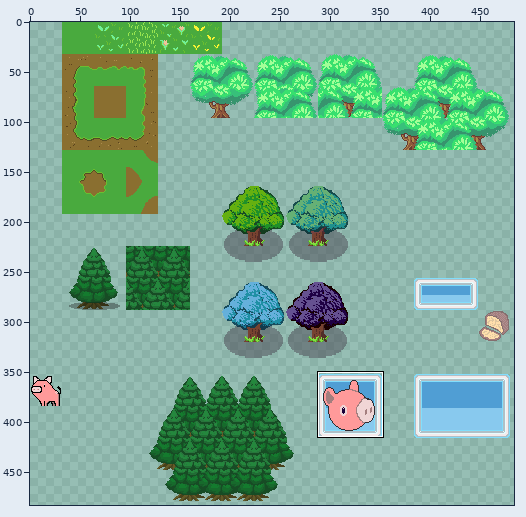
File history of a sprite sheet, assets/sprites/Sprite-sheet.png. The first picture is a wide view before the edit; the outline marks the close-up.
Close-up. Earlier state:
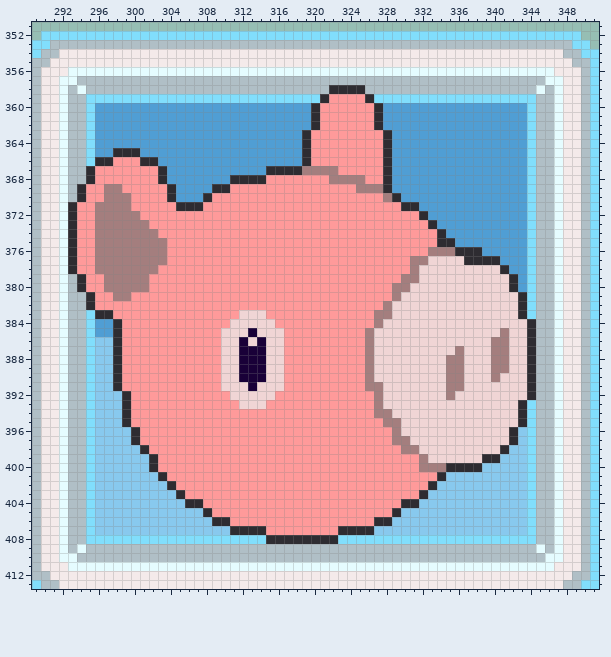
The file is 512x512 pixels. Colours within 5 levels of each other are drawn and written as one. Shown: x 289..351, y 351..413. The wide view leaves out empty margins. The commit also changed other parts of the picture, which this record leaves out.
Now the later version:
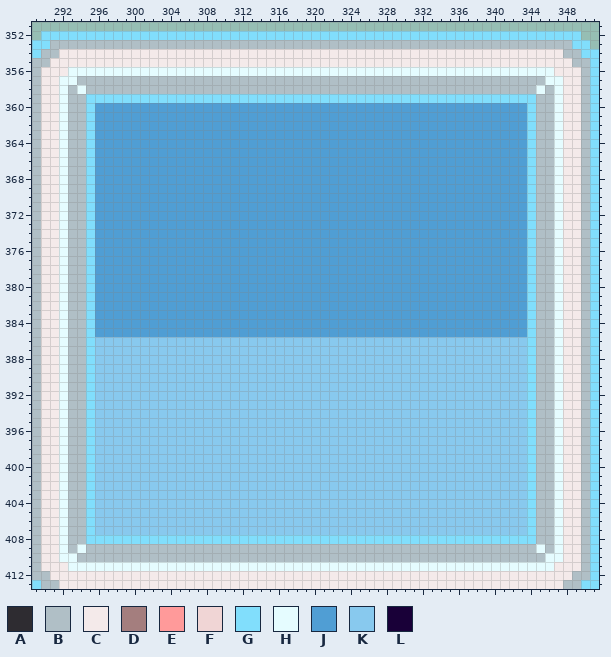
Palette (. is transparent): A #2e2c31  B #b0bfc6  C #f4eaea  D #a47e7e  E #ff9a9a  F #f0d5d5  G #81defc  H #e5fcff  J #509ed4  K #88c9ee  L #190038
Change:
y 358: x 322..325 AAAA -> BBBB
y 359: x 321..326 AEEEEA -> GGGGGG
y 360..362: x 320..327 AEEEEEEA -> JJJJJJJJ
y 363..364: x 319..328 AEEEEEEEEA -> JJJJJJJJJJ
y 365: x 298..300 AAA -> JJJ; x 319..328 AEEEEEEEEA -> JJJJJJJJJJ
y 366: x 296..302 AAEEEAA -> JJJJJJJ; x 319..328 AEEEEEEEEA -> JJJJJJJJJJ
y 367: x 295..303 AEEEEEEEA -> GJJJJJJJJ; x 315..328 AAAADDDDEEEEEA -> JJJJJJJJJJJJJJ
y 368: x 295..303 AEEEEEEEA -> GJJJJJJJJ; x 311..328 AAAAEEEEEEEDDDDEEA -> JJJJJJJJJJJJJJJJJJ
y 369: x 294..304 AEEDDEEEEEA -> BGJJJJJJJJJ; x 309..328 AAEEEEEEEEEEEEEEDDDA -> JJJJJJJJJJJJJJJJJJJJ
y 370: x 294..304 AEEDDDEEEEA -> BGJJJJJJJJJ; x 308..329 AEEEEEEEEEEEEEEEEEEEDA -> JJJJJJJJJJJJJJJJJJJJJJ
y 371: x 293..331 AEEDDDDEEEEEAAAEEEEEEEEEEEEEEEEEEEEEEAA -> BBGJJJJJJJJJJJJJJJJJJJJJJJJJJJJJJJJJJJJ
y 372: x 293..332 AEEDDDDDEEEEEEEEEEEEEEEEEEEEEEEEEEEEEEEA -> BBGJJJJJJJJJJJJJJJJJJJJJJJJJJJJJJJJJJJJJ
y 373: x 293..333 AEEDDDDDDEEEEEEEEEEEEEEEEEEEEEEEEEEEEEEEA -> BBGJJJJJJJJJJJJJJJJJJJJJJJJJJJJJJJJJJJJJJ
y 374: x 293..334 AEEDDDDDDDEEEEEEEEEEEEEEEEEEEEEEEEEEEEEEEA -> BBGJJJJJJJJJJJJJJJJJJJJJJJJJJJJJJJJJJJJJJJ
y 375: x 293..335 AEEDDDDDDDDEEEEEEEEEEEEEEEEEEEEEEEEEEEEEEAA -> BBGJJJJJJJJJJJJJJJJJJJJJJJJJJJJJJJJJJJJJJJJ
y 376: x 293..338 AEEDDDDDDDDEEEEEEEEEEEEEEEEEEEEEEEEEEEEEDDDAAA -> BBGJJJJJJJJJJJJJJJJJJJJJJJJJJJJJJJJJJJJJJJJJJJ
y 377: x 293..340 AEEDDDDDDDDEEEEEEEEEEEEEEEEEEEEEEEEEEEDDFFFFAAAA -> BBGJJJJJJJJJJJJJJJJJJJJJJJJJJJJJJJJJJJJJJJJJJJJJ
y 378: x 293..341 AEEDDDDDDDEEEEEEEEEEEEEEEEEEEEEEEEEEEEDFFFFFFFFFA -> BBGJJJJJJJJJJJJJJJJJJJJJJJJJJJJJJJJJJJJJJJJJJJJJJ
y 379: x 294..342 AEEDDDDDEEEEEEEEEEEEEEEEEEEEEEEEEEEEDDFFFFFFFFFFA -> BGJJJJJJJJJJJJJJJJJJJJJJJJJJJJJJJJJJJJJJJJJJJJJJJ
y 380: x 294..342 AEEDDDDDEEEEEEEEEEEEEEEEEEEEEEEEEEEDDFFFFFFFFFFFA -> BGJJJJJJJJJJJJJJJJJJJJJJJJJJJJJJJJJJJJJJJJJJJJJJJ
y 381: x 295..343 AEEDDEEEEEEEEEEEEEEEEEEEEEEEEEEEEEDFFFFFFFFFFFFFA -> GJJJJJJJJJJJJJJJJJJJJJJJJJJJJJJJJJJJJJJJJJJJJJJJJ
y 382: x 295..343 AEEEEEEEEEEEEEEEEEEEEEEEEEEEEEEEEDFFFFFFFFFFFFFFA -> GJJJJJJJJJJJJJJJJJJJJJJJJJJJJJJJJJJJJJJJJJJJJJJJJ
y 383: x 296..343 AAEEEEEEEEEEEEEEFFFEEEEEEEEEEEEDDFFFFFFFFFFFFFFA -> JJJJJJJJJJJJJJJJJJJJJJJJJJJJJJJJJJJJJJJJJJJJJJJJ
y 384: x 298..344 AEEEEEEEEEEEEFFFFFEEEEEEEEEEEDFFFFFFFFFFFFFFFFA -> JJJJJJJJJJJJJJJJJJJJJJJJJJJJJJJJJJJJJJJJJJJJJJG
y 385: x 298..344 AEEEEEEEEEEEFFFLFFFEEEEEEEEEDFFFFFFFFFFFFFFDFFA -> JJJJJJJJJJJJJJJJJJJJJJJJJJJJJJJJJJJJJJJJJJJJJJG
y 386: x 298..344 AEEEEEEEEEEEFFLFLFFEEEEEEEEEDFFFFFFFFFFFFFDDFFA -> KKKKKKKKKKKKKKKKKKKKKKKKKKKKKKKKKKKKKKKKKKKKKKG
y 387: x 298..344 AEEEEEEEEEEEFFLLLFFEEEEEEEEEDFFFFFFFFFDFFFDDFFA -> KKKKKKKKKKKKKKKKKKKKKKKKKKKKKKKKKKKKKKKKKKKKKKG
y 388..389: x 298..344 AEEEEEEEEEEEFFLLLFFEEEEEEEEEDFFFFFFFFDDFFFDDFFA -> KKKKKKKKKKKKKKKKKKKKKKKKKKKKKKKKKKKKKKKKKKKKKKG
y 390: x 298..344 AEEEEEEEEEEEFFLLLFFEEEEEEEEEDFFFFFFFFDDFFFDFFFA -> KKKKKKKKKKKKKKKKKKKKKKKKKKKKKKKKKKKKKKKKKKKKKKG
y 391: x 298..344 AEEEEEEEEEEEFFFLFFFEEEEEEEEEDDFFFFFFFDDFFFFFFFA -> KKKKKKKKKKKKKKKKKKKKKKKKKKKKKKKKKKKKKKKKKKKKKKG
y 392: x 299..344 AEEEEEEEEEEEFFFFFEEEEEEEEEEEDFFFFFFFDFFFFFFFFA -> KKKKKKKKKKKKKKKKKKKKKKKKKKKKKKKKKKKKKKKKKKKKKG
y 393: x 299..343 AEEEEEEEEEEEEFFFEEEEEEEEEEEEDFFFFFFFFFFFFFFFA -> KKKKKKKKKKKKKKKKKKKKKKKKKKKKKKKKKKKKKKKKKKKKK
y 394: x 299..343 AEEEEEEEEEEEEEEEEEEEEEEEEEEEDDFFFFFFFFFFFFFFA -> KKKKKKKKKKKKKKKKKKKKKKKKKKKKKKKKKKKKKKKKKKKKK
y 395: x 299..343 AEEEEEEEEEEEEEEEEEEEEEEEEEEEEDDFFFFFFFFFFFFFA -> KKKKKKKKKKKKKKKKKKKKKKKKKKKKKKKKKKKKKKKKKKKKK
y 396: x 300..342 AEEEEEEEEEEEEEEEEEEEEEEEEEEEEDFFFFFFFFFFFFA -> KKKKKKKKKKKKKKKKKKKKKKKKKKKKKKKKKKKKKKKKKKK
y 397: x 300..342 AEEEEEEEEEEEEEEEEEEEEEEEEEEEEDDFFFFFFFFFFFA -> KKKKKKKKKKKKKKKKKKKKKKKKKKKKKKKKKKKKKKKKKKK
y 398: x 301..341 AEEEEEEEEEEEEEEEEEEEEEEEEEEEEDDFFFFFFFFFA -> KKKKKKKKKKKKKKKKKKKKKKKKKKKKKKKKKKKKKKKKK
y 399: x 302..340 AEEEEEEEEEEEEEEEEEEEEEEEEEEEEEDFFFFFFAA -> KKKKKKKKKKKKKKKKKKKKKKKKKKKKKKKKKKKKKKK
y 400: x 302..338 AEEEEEEEEEEEEEEEEEEEEEEEEEEEEEDDDAAAA -> KKKKKKKKKKKKKKKKKKKKKKKKKKKKKKKKKKKKK
y 401: x 303..334 AEEEEEEEEEEEEEEEEEEEEEEEEEEEEEEA -> KKKKKKKKKKKKKKKKKKKKKKKKKKKKKKKK
y 402: x 304..333 AEEEEEEEEEEEEEEEEEEEEEEEEEEEEA -> KKKKKKKKKKKKKKKKKKKKKKKKKKKKKK
y 403: x 305..332 AEEEEEEEEEEEEEEEEEEEEEEEEEEA -> KKKKKKKKKKKKKKKKKKKKKKKKKKKK
y 404: x 306..331 AAEEEEEEEEEEEEEEEEEEEEEEAA -> KKKKKKKKKKKKKKKKKKKKKKKKKK
y 405: x 308..329 AEEEEEEEEEEEEEEEEEEEEA -> KKKKKKKKKKKKKKKKKKKKKK
y 406: x 309..328 AAEEEEEEEEEEEEEEEEAA -> KKKKKKKKKKKKKKKKKKKK
y 407: x 311..326 AAAAEEEEEEEEAAAA -> KKKKKKKKKKKKKKKK
y 408: x 315..322 AAAAAAAA -> GGGGGGGG
Pixel boxes of the changes (left, top, right, bottom) in both close-ups:
changed: (68, 85, 536, 544)
